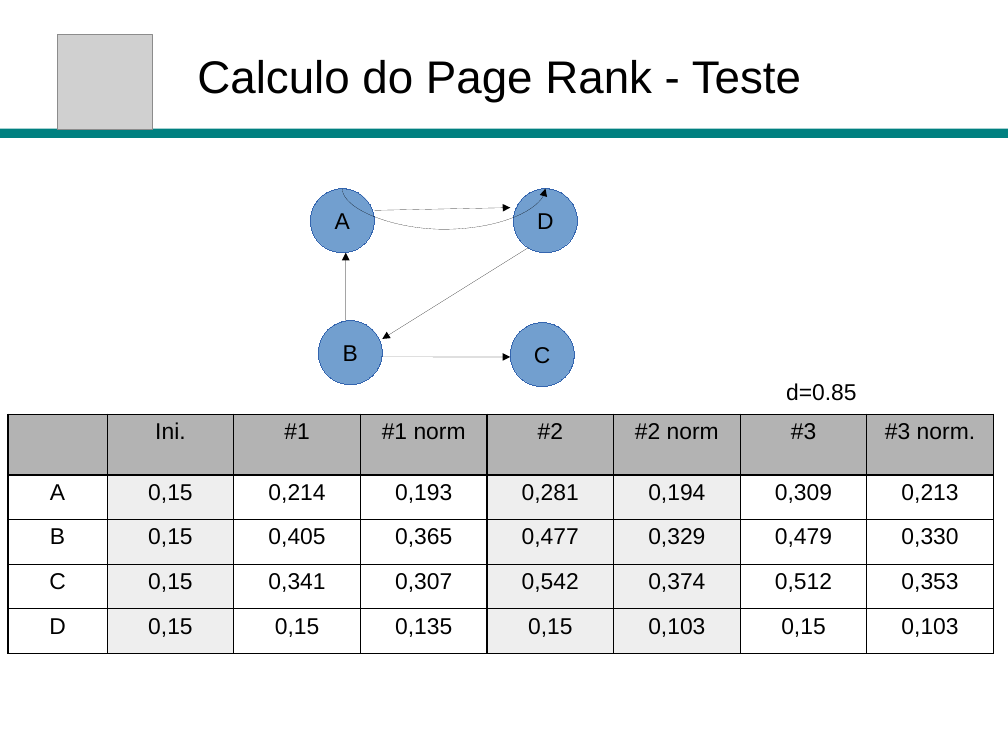
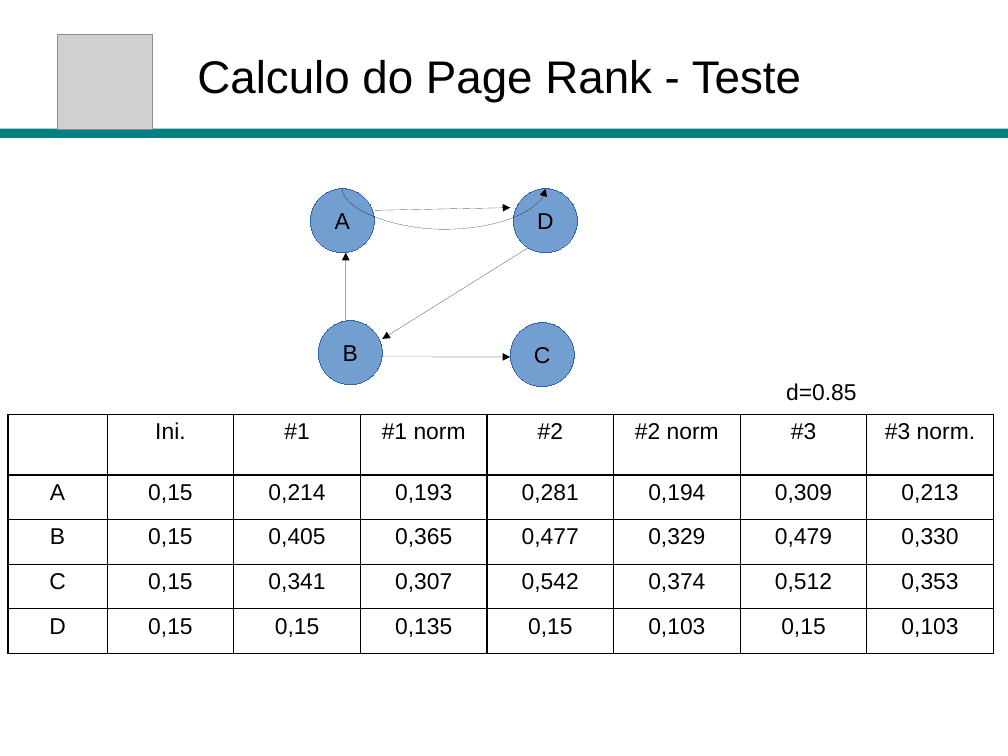
Before and after one commit to daniel-hasan/matematica-discreta, a slide deck: slide 22 of aula_coding_dojo_1.odp (slide 17 before the commit). Drawn at 1008x756 pixels with LibreOffice and Linux fonts; fonts in the diff are those of the drawing; grey boxes stand for pictures. Boxes give left, top, right and bottom in pixels: in the first picture for what was removed or moved away, otherwise in the second. Text is boxed around its words. In the diff, an @@ line names an element or a change of style, - is before the commit and + after.

Commit message:
melhoria explicação pageRank

```diff
--- a/aula_coding_dojo_1.odp
+++ b/aula_coding_dojo_1.odp
@@ table at [8,414,991,653] @@
@@ fill #B3B3B3 to none in 7 cells @@
@@ fill #FFFFFF to none in 20 cells @@
@@ fill #EEEEEE to none in 12 cells @@
```
Also in this commit, not shown: 13 other slides changed, 5 slides added.
